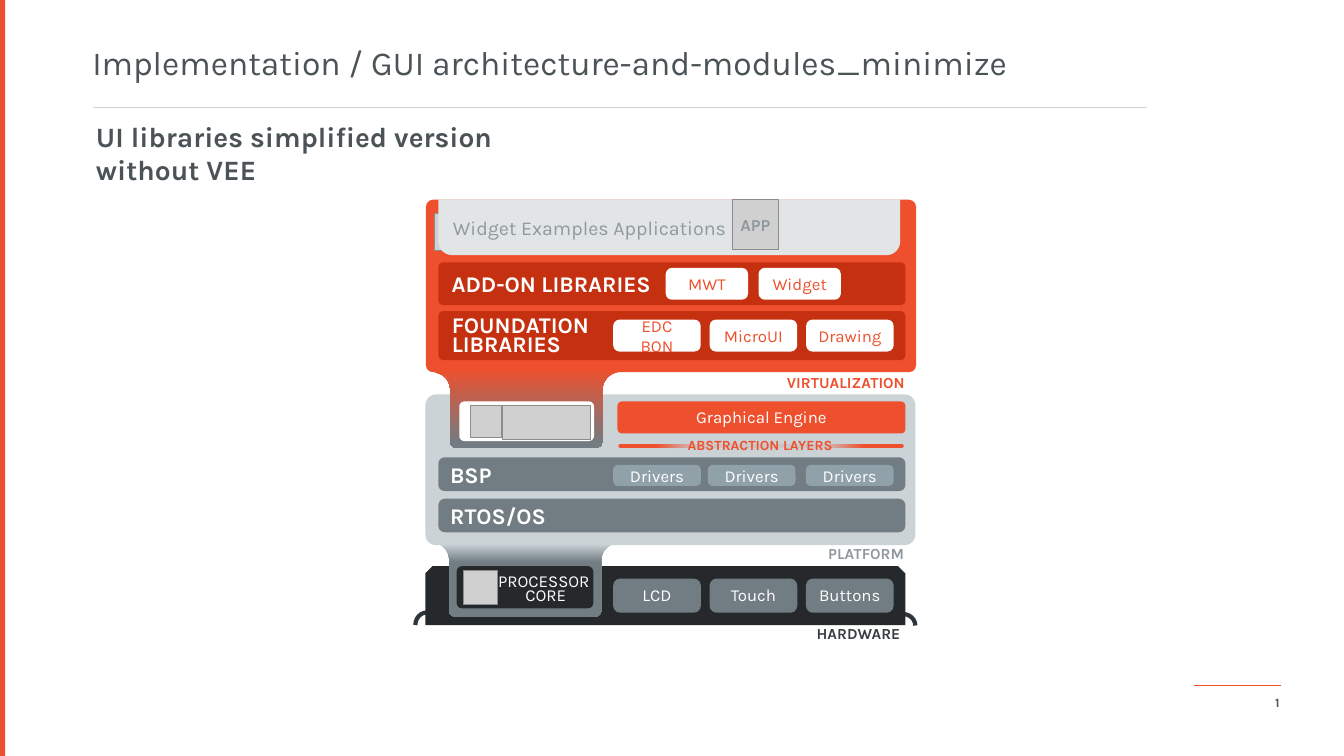
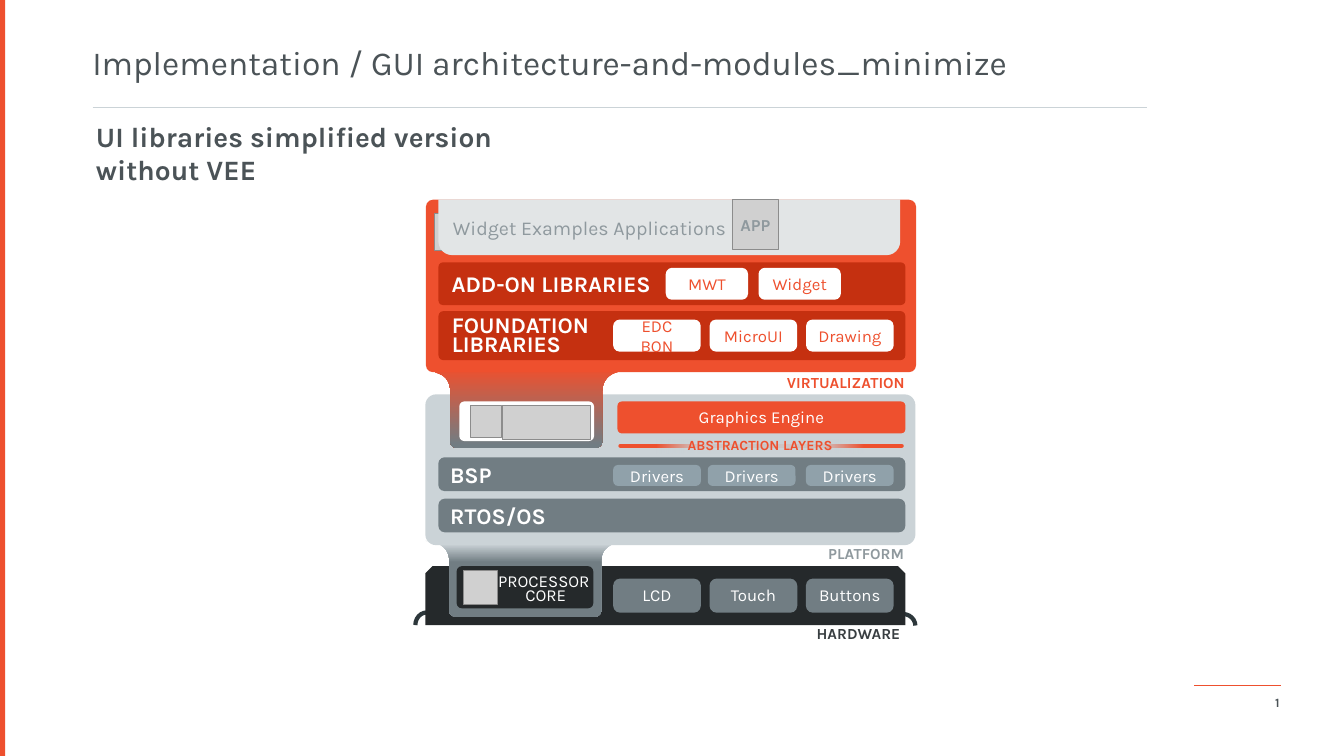
Before and after one commit to MicroEJ/docs, a slide deck: slide 1 of ApplicationDeveloperGuide/UI/images/ui_overview.pptx. Drawn at 1344x756 pixels with LibreOffice and Linux fonts; fonts in the diff are those of the drawing; grey boxes stand for pictures; background and template pictures are left out. Boxes give left, top, right and bottom in pixels: in the first picture for what was removed or moved away, otherwise in the second. Text is boxed around its words. In the diff, an @@ line names an element or a change of style, - is before the commit and + after.

Commit message:
rename "graphical engine" in "graphics engine"

```diff
--- a/ApplicationDeveloperGuide/UI/images/ui_overview.pptx
+++ b/ApplicationDeveloperGuide/UI/images/ui_overview.pptx
@@ text in rounded rectangle at [699,411,824,427]: text changed @@
-Graphical Engine
+Graphics Engine
```
Also in this commit, not shown: 1 other file.
